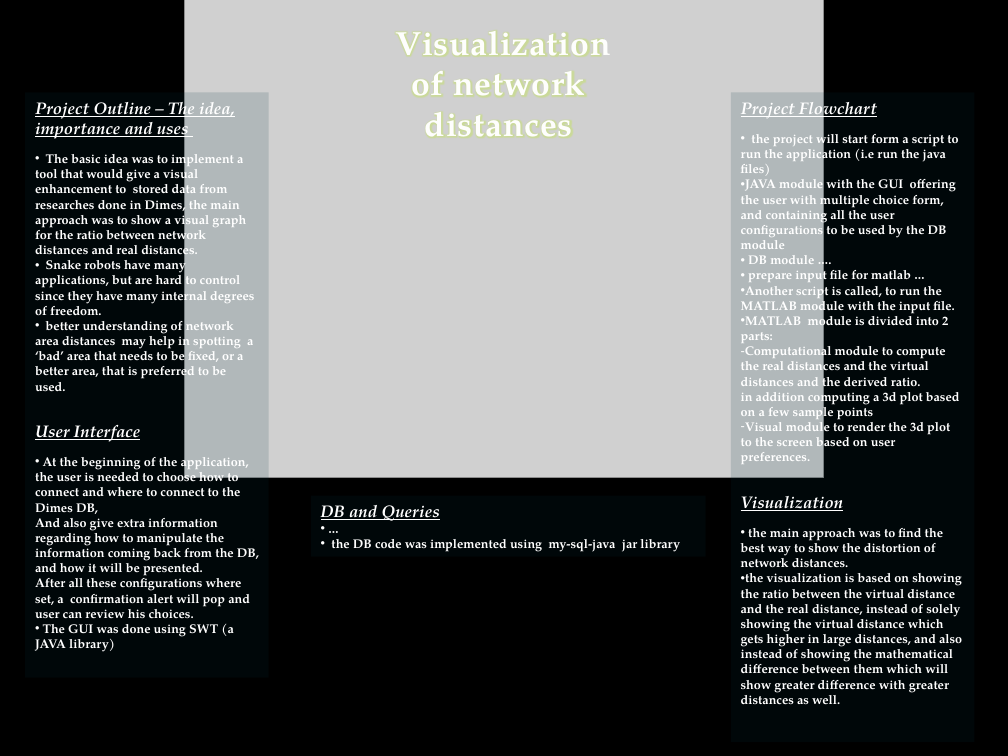
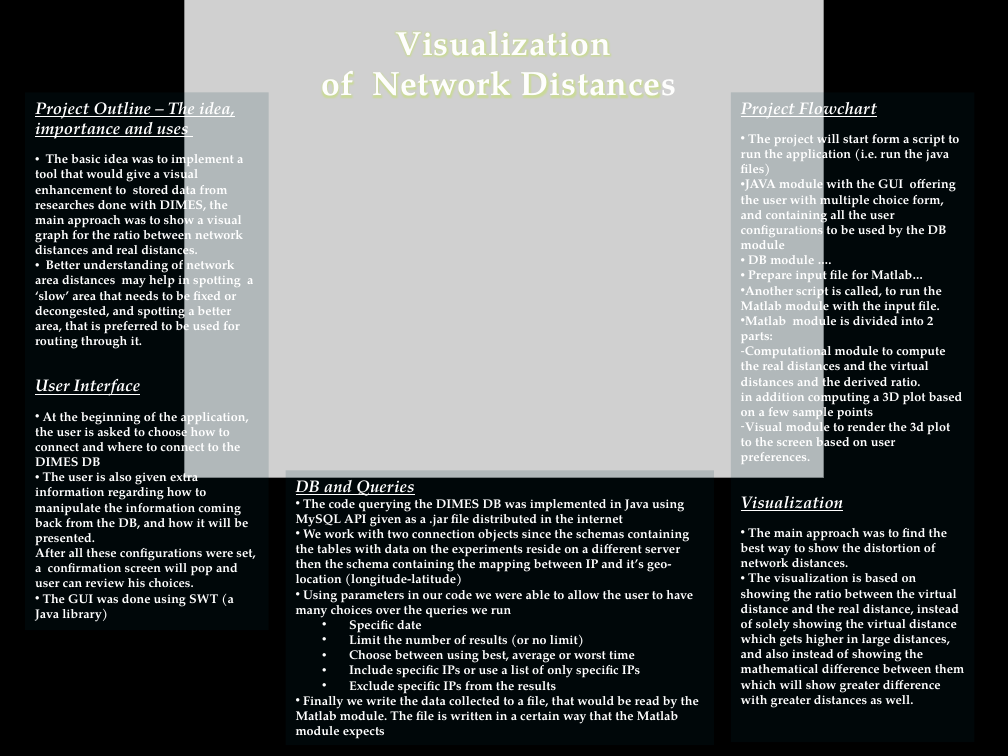
Before and after one commit to ariel-gro/tau-dimes-vis-project, a slide deck: slide 1 of DimesVis/Documentation/פוסטר.pptx. Drawn at 1008x756 pixels with LibreOffice and Linux fonts; fonts in the diff are those of the drawing; grey boxes stand for pictures; background and template pictures are left out. Boxes give left, top, right and bottom in pixels: in the first picture for what was removed or moved away, otherwise in the second. Text is boxed around its words. In the diff, an @@ line names an element or a change of style, - is before the commit and + after.

Commit message:
Added DB part to the poster

```diff
--- a/DimesVis/Documentation/פוסטר.pptx
+++ b/DimesVis/Documentation/פוסטר.pptx
@@ text "Visualization": place and size @@
-text "Visualization" at box(395, 30, 610, 138)
+text "Visualization" at box(321, 31, 676, 98)
@@ text at box(321, 71, 676, 98): text changed @@
-of network distances
+of Network Distances
@@ rectangle "Project Outline – The idea, ...": place and size @@
-rectangle "Project Outline – The idea, ..." at box(25, 93, 269, 678)
+rectangle "Project Outline – The idea, ..." at box(25, 93, 269, 630)
@@ text in rectangle at box(741, 130, 959, 175): text changed @@
-• the project will start form a script to run the application (i.e run the java files)
+• The project will start form a script to run the application (i.e. run the java files)
@@ text in rectangle at box(35, 150, 253, 349): text changed @@
-• The basic idea was to implement a tool that would give a visual enhancement to stored data from researches done in Dimes, the main approach was to show a visual graph for the ratio between network distances and real distances.
-• Snake robots have many applications, but are hard to control since they have many internal degrees of freedom.
-• better understanding of network area distances may help in spotting a ‘bad’ area that needs to be fixed, or a better area, that is preferred to be used.
+• The basic idea was to implement a tool that would give a visual enhancement to stored data from researches done with DIMES, the main approach was to show a visual graph for the ratio between network distances and real distances.
+• Better understanding of network area distances may help in spotting a ‘slow’ area that needs to be fixed or decongested, and spotting a better area, that is preferred to be used for routing through it.
@@ text in rectangle at box(741, 267, 941, 343): text changed @@
-• prepare input file for matlab …
-• Another script is called, to run the MATLAB module with the input file.
-• MATLAB module is divided into 2 parts:
+• Prepare input file for Matlab…
+• Another script is called, to run the Matlab module with the input file.
+• Matlab module is divided into 2 parts:
@@ text in rectangle at box(741, 388, 963, 421): text changed @@
-in addition computing a 3d plot based on a few sample points
+in addition computing a 3D plot based on a few sample points
@@ text in rectangle at box(35, 408, 255, 622): text changed @@
-• At the beginning of the application, the user is needed to choose how to connect and where to connect to the Dimes DB,
-And also give extra information regarding how to manipulate the information coming back from the DB, and how it will be presented.
-After all these configurations where set, a confirmation alert will pop and user can review his choices.
-• The GUI was done using SWT (a JAVA library)
+• At the beginning of the application, the user is asked to choose how to connect and where to connect to the DIMES DB
+• The user is also given extra information regarding how to manipulate the information coming back from the DB, and how it will be presented.
+After all these configurations were set, a confirmation screen will pop and user can review his choices.
+• The GUI was done using SWT (a Java library)
@@ rectangle "DB and Queries": place and size @@
-rectangle "DB and Queries" at box(310, 496, 706, 557)
+rectangle "DB and Queries" at box(285, 471, 714, 746)
@@ text in rectangle at box(296, 495, 700, 739): text changed @@
-• …
-• the DB code was implemented using my-sql-java jar library
+• The code querying the DIMES DB was implemented in Java using MySQL API given as a .jar file distributed in the internet
+• We work with two connection objects since the schemas containing the tables with data on the experiments reside on a different server then the schema containing the mapping between IP and it’s geo-location (longitude-latitude)
+• Using parameters in our code we were able to allow the user to have many choices over the queries we run
+  • Specific date
+  • Limit the number of results (or no limit)
+  • Choose between using best, average or worst time
+  • Include specific IPs or use a list of only specific IPs
+  • Exclude specific IPs from the results
+• Finally we write the data collected to a file, that would be read by the Matlab module. The file is written in a certain way that the Matlab module expects
@@ text in rectangle at box(741, 528, 965, 708): text changed @@
-• the main approach was to find the best way to show the distortion of network distances.
-• the visualization is based on showing the ratio between the virtual distance and the real distance, instead of solely showing the virtual distance which gets higher in large distances, and also instead of showing the mathematical difference between them which will show greater difference with greater distances as well.
+• The main approach was to find the best way to show the distortion of network distances.
+• The visualization is based on showing the ratio between the virtual distance and the real distance, instead of solely showing the virtual distance which gets higher in large distances, and also instead of showing the mathematical difference between them which will show greater difference with greater distances as well.
```
